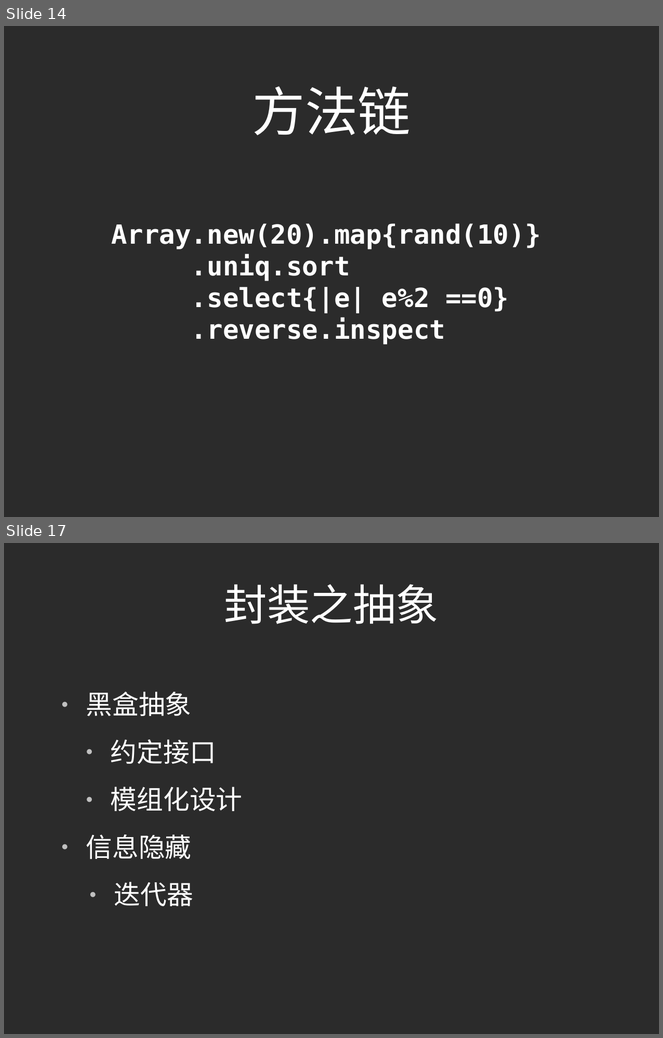
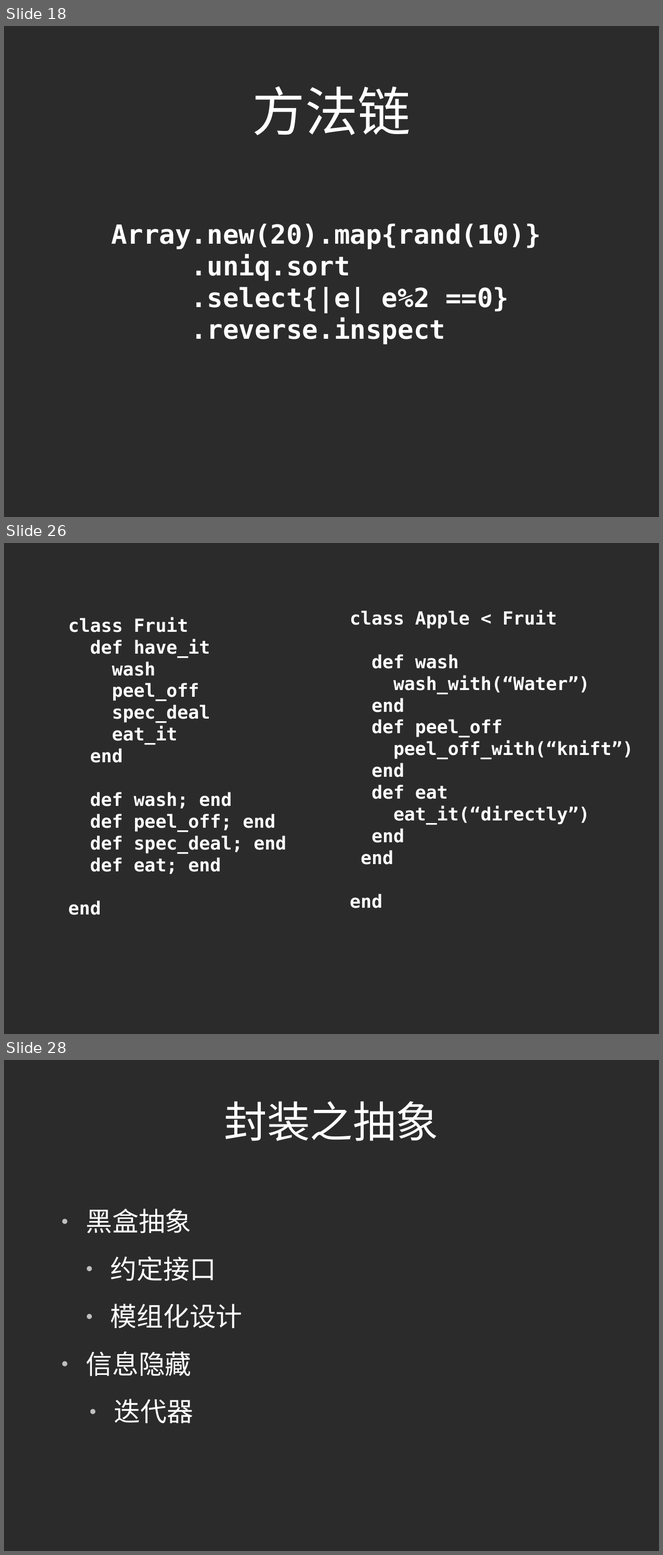
Before and after one commit to yltpsd/inftik, a slide deck: lec1/ProThinking-Abstraciton.odp. Shown one above the other, each under a label of ours: slides 14 and 17 before the commit, slides 18, 26 and 28 after it; the slides between them are not shown. The pictures are 663x1038 and 663x1555 pixels, drawn with LibreOffice and Linux fonts; fonts in the diff are those of the drawing; background and template pictures are left out; a plain dark background stands for a picture behind light text. Boxes give left, top, right and bottom in pixels: in the first picture for what was removed or moved away, otherwise in the second. Text is boxed around its words. In the diff, an @@ line names an element or a change of style, - is before the commit and + after.

```diff
--- a/lec1/ProThinking-Abstraciton.odp
+++ b/lec1/ProThinking-Abstraciton.odp
@@ slide 26 added at (4, 543, 659, 1034), background picture (left out) @@
@@ text added at (68, 617, 286, 915), 22 pt, text #FFFFFF, bold @@
+class Fruit
+def have_it
+wash
+peel_off
+spec_deal
+eat_it
+end
+def wash; end
+def peel_off; end
+def spec_deal; end
+def eat; end
+end
@@ text added at (350, 610, 634, 909), 22 pt, text #FFFFFF, bold @@
+class Apple < Fruit
+def wash
+wash_with(“Water”)
+end
+def peel_off
+peel_off_with(“knift”)
+end
+def eat
+eat_it(“directly”)
+end
+end
+end
@@ what was slide 14 is now slide 18 @@
@@ what was slide 17 is now slide 28 @@
```
Also in this commit, not shown: 4 slides changed, 10 other slides added, 2 slides removed, 55 other files.
